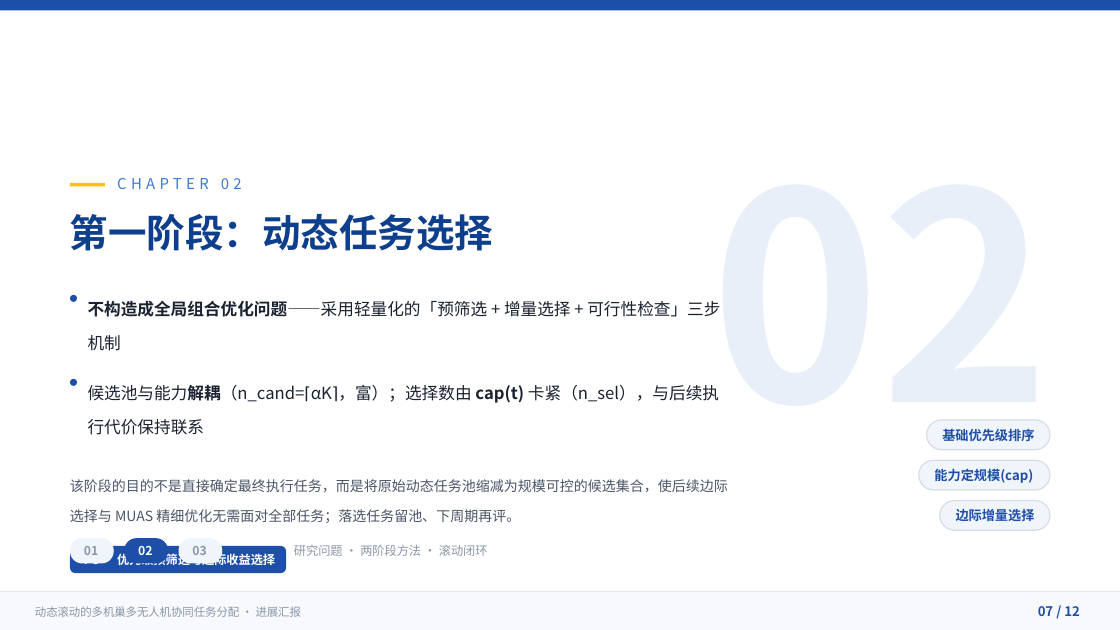
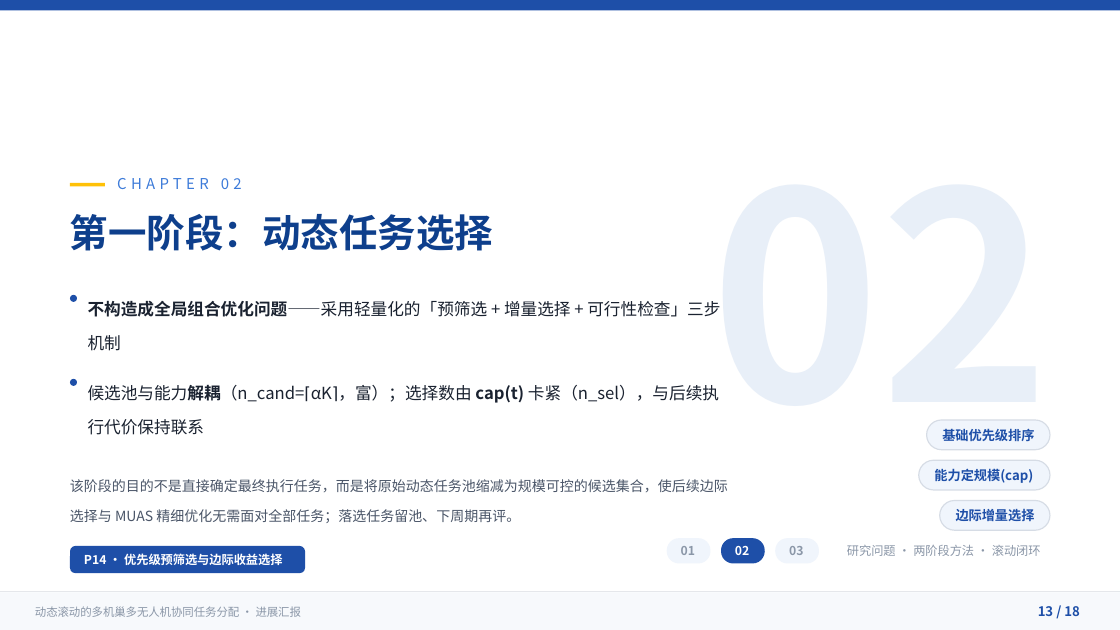
Before and after one commit to 909347194/ExperimentForGraduation, a slide deck: slide 13 of UAV协同任务分配方法-进展汇报/UAV协同任务分配方法-进展汇报.pptx (slide 7 before the commit). Drawn at 1120x630 pixels with LibreOffice and Linux fonts; fonts in the diff are those of the drawing. Boxes give left, top, right and bottom in pixels: in the first picture for what was removed or moved away, otherwise in the second. Text is boxed around its words. In the diff, an @@ line names an element or a change of style, - is before the commit and + after.

```diff
--- a/UAV协同任务分配方法-进展汇报/UAV协同任务分配方法-进展汇报.pptx
+++ b/UAV协同任务分配方法-进展汇报/UAV协同任务分配方法-进展汇报.pptx
@@ 2 texts, 2 rounded rectangles: place and size @@
-2 texts, 2 rounded rectangles at <box>70,539,168,564</box>
+2 texts, 2 rounded rectangles at <box>667,539,765,564</box>
@@ rounded rectangle: place and size @@
-rounded rectangle at <box>178,539,222,564</box>
+rounded rectangle at <box>776,539,819,564</box>
@@ rounded rectangle: place and size @@
-rounded rectangle at <box>70,546,286,573</box>
+rounded rectangle at <box>70,546,305,573</box>
@@ text at <box>84,553,282,565</box>: text changed @@
-P8 · 优先级预筛选与边际收益选择
+P14 · 优先级预筛选与边际收益选择
@@ text "03": place and size @@
-text "03" at <box>192,546,206,555</box>
+text "03" at <box>789,546,803,555</box>
@@ text "研究问题 · 两阶段方法 · 滚动闭环": place and size @@
-text "研究问题 · 两阶段方法 · 滚动闭环" at <box>294,545,488,556</box>
+text "研究问题 · 两阶段方法 · 滚动闭环" at <box>847,545,1041,556</box>
@@ text at <box>1038,606,1080,616</box>: text changed @@
-07 / 12
+13 / 18
```
Also in this commit, not shown: 11 other slides changed, 6 slides added, 2 other files.
